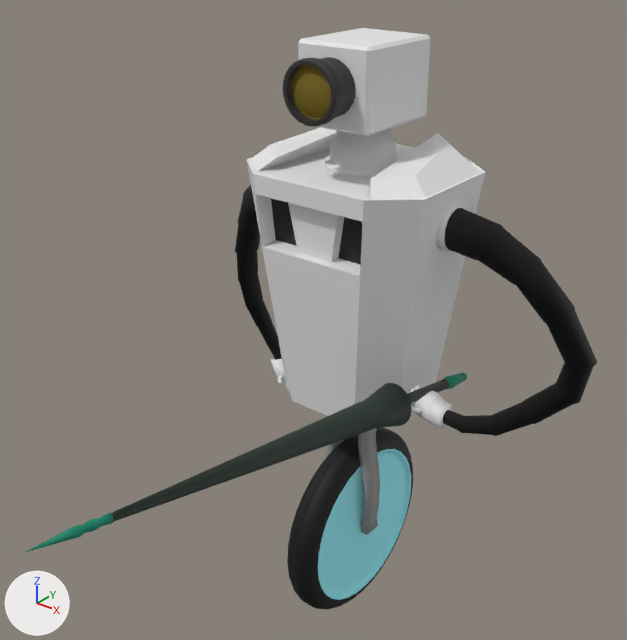
One commit to the FBX model BlendFiles/Robot/Robot2_Head.fbx: the scene before it, then after it.
Camera for both pictures: a camera (50 mm lens) standing at (4.51, -6.36, 6.22) and looking at (0.22, -1.01, 2.9). The axes (+X, +Y, +Z) are drawn at lower left. The lights are the same throughout. Where no turn or scale is listed for an object, it has been applied to the vertices.

The first picture shows 'Arm1', 'Arm2', 'Axels', 'Body', 'Head', 'Lance', 'Wheel'.
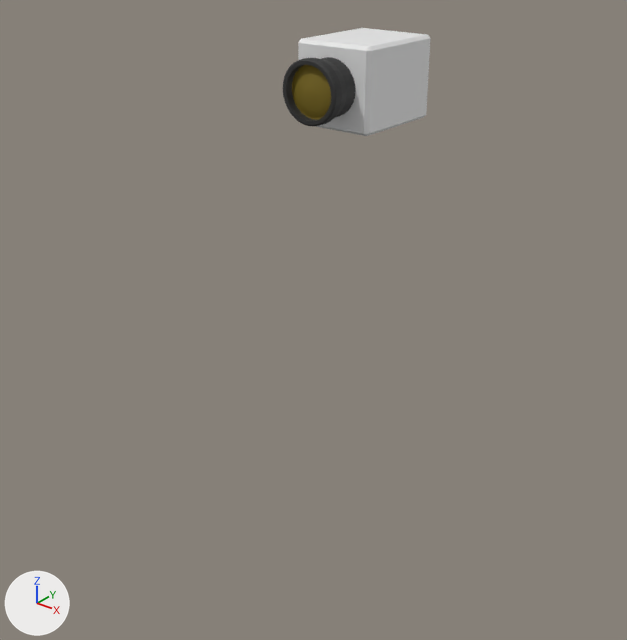
The newer file is also turned or shifted as a whole; pictures and numbers use the older file's frame.

The change in detail:
Object 'Axels' (ob_axels) is deleted.
Object 'Wheel' (ob_wheel) is deleted.
Object 'Arm1' (ob_arm1) is deleted.
Object 'Body' (ob_body) is deleted.
Object 'Lance' (ob_lance) is deleted.
Object 'Arm2' (ob_arm2) is deleted.

Changed parts and their boxes [x1, y1, x2, y2] in the pictures (627 x 640 px):
'Body', deleted
    before: [246, 128, 486, 427]
    faces in mat_material (white #e7e7e7): [246, 128, 486, 427]
    faces in mat_black (black #1b1b1b): [271, 198, 362, 265]
'Wheel', deleted
    before: [287, 428, 413, 610]
    faces in mat_spoiler (cyan #9bf4fd): [317, 449, 411, 600]
    faces in mat_rubber (black #000000): [287, 428, 413, 610]
'Arm2', deleted (black)
    before: [410, 205, 597, 436]
    faces in mat_rubber (black #000000): [443, 208, 597, 436]
    faces in mat_material (white #e7e7e7): [410, 205, 465, 430]
'Lance', deleted (black)
    before: [24, 373, 467, 553]
    faces in mat_shaft (dark green #27362e): [111, 383, 411, 522]
    faces in mat_copper (cyan #00866a): [24, 373, 467, 553]
    faces in mat_leather (black #313131): [407, 379, 449, 403]
'Arm1', deleted (black)
    before: [235, 185, 289, 391]
    faces in mat_rubber (black #000000): [235, 185, 282, 360]
    faces in mat_material (white #e7e7e7): [270, 359, 289, 391]
'Axels', deleted
    before: [325, 428, 380, 535]
